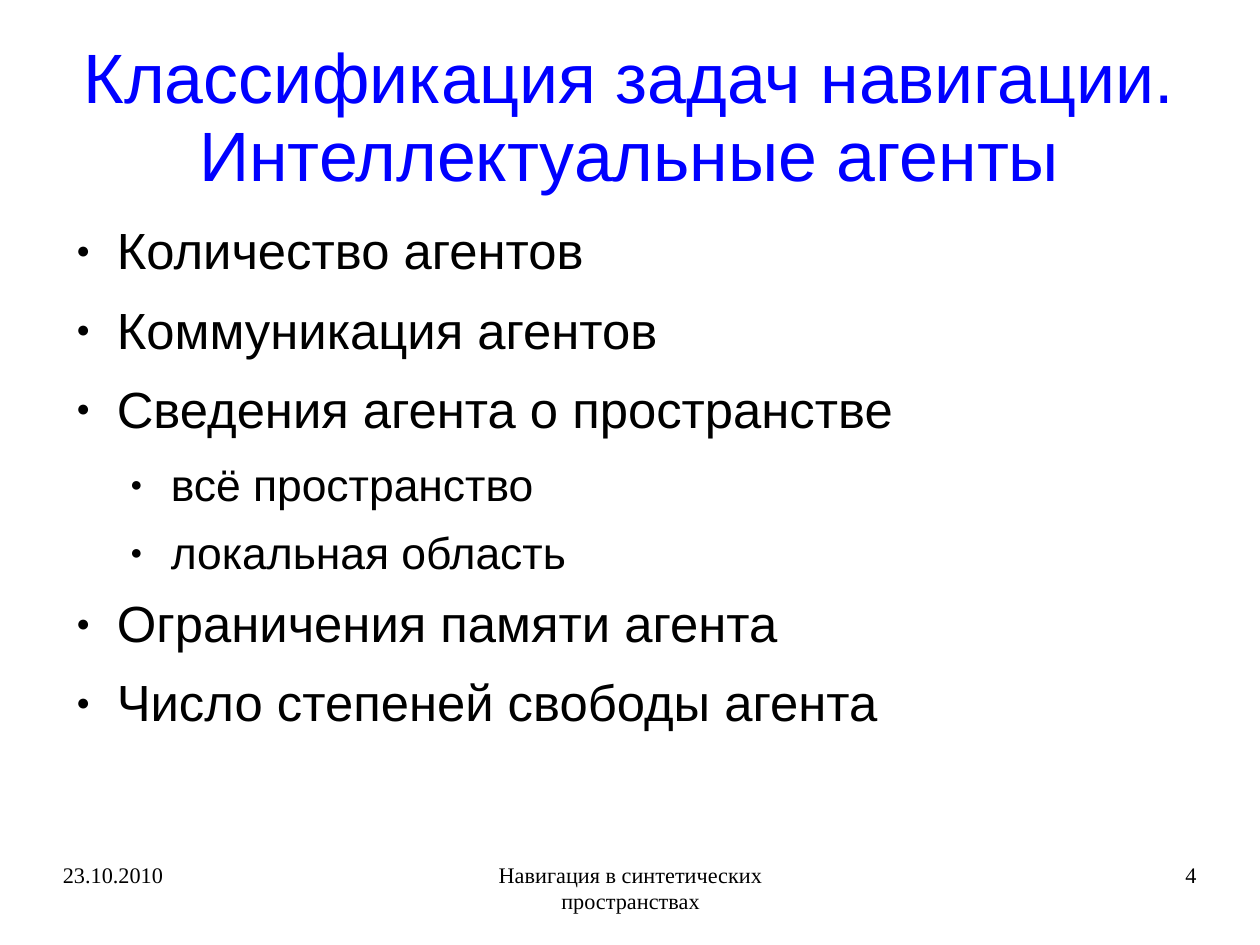
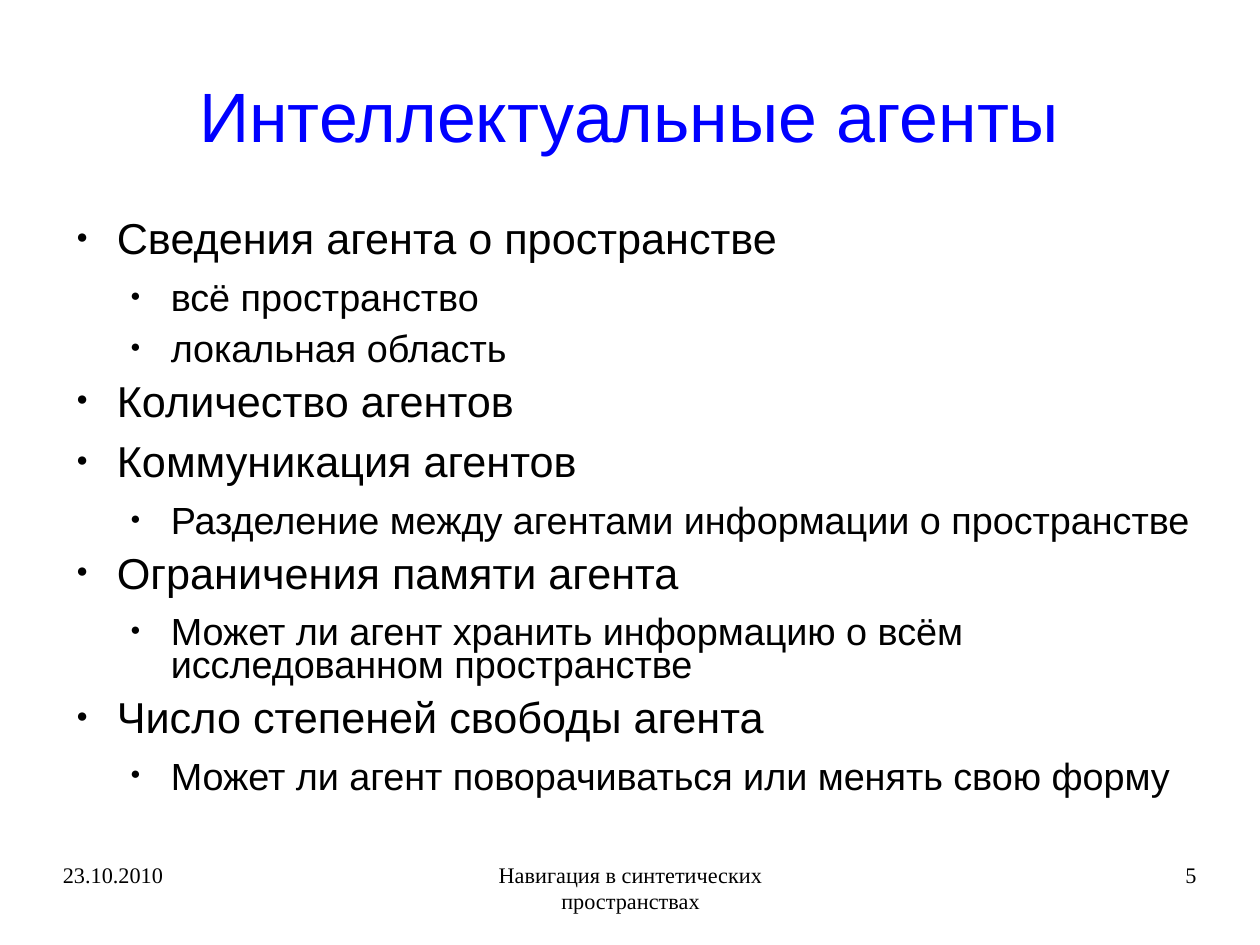
Before and after one commit to rutsky/semester09, a slide deck: slide 5 of Artificial_intelligence/Navigation_in_synthetic_space/50572_Rutsky_Navigation_in_synthetic_space.ppt (slide 4 before the commit). Drawn at 1260x945 pixels with LibreOffice and Linux fonts; fonts in the diff are those of the drawing. Boxes give left, top, right and bottom in pixels: in the first picture for what was removed or moved away, otherwise in the second. Text is boxed around its words. In the diff, an @@ line names an element or a change of style, - is before the commit and + after.

```diff
--- a/Artificial_intelligence/Navigation_in_synthetic_space/50572_Rutsky_Navigation_in_synthetic_space.ppt
+++ b/Artificial_intelligence/Navigation_in_synthetic_space/50572_Rutsky_Navigation_in_synthetic_space.ppt
@@ title at <box>199,94,1059,155</box>: text changed @@
-Классификация задач навигации. Интеллектуальные агенты
+Интеллектуальные агенты
@@ text at <box>117,234,657,359</box>: paragraphs removed @@
-● Количество агентов
-● Коммуникация агентов
@@ text at <box>117,224,777,742</box>: size 32 to 27.2 pt in "Сведения агента о пространстве", "Ограничения памяти агента", "Число степеней свободы агента"; size 28 to 23.8 pt in "всё пространство", "локальная область"; line spacing 0.93 to 0.73 @@
@@ text at <box>117,387,1189,541</box>: paragraphs added @@
+● Количество агентов
+● Коммуникация агентов
+  ● Разделение между агентами информации о пространстве
@@ text at <box>171,617,963,686</box>: paragraph added @@
+  ● Может ли агент хранить информацию о всём исследованном пространстве
@@ text at <box>171,762,1170,797</box>: paragraph added @@
+  ● Может ли агент поворачиваться или менять свою форму
@@ page number at <box>1185,868,1196,884</box>: text changed @@
-4
+5
```
Also in this commit, not shown: 19 other slides changed, 4 slides added, 2 other files.
